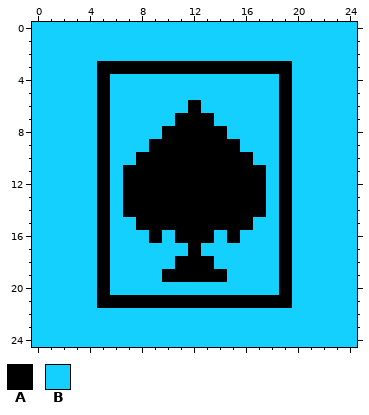
A pixel-art sprite gets an edit: RNG/RNG/Assets.xcassets/Card.imageset/Card.png. Above: the version before the commit.
The file is 250x250 pixels, drawn in blocks of 10x10; one block is one cell here.
Palette (. is transparent): A #000000  B #14d0ff
Pixels before, first column x 0:
 0 BBBBBBBBBBBBBBBBBBBBBBBBB
 1 BBBBBBBBBBBBBBBBBBBBBBBBB
 2 BBBBBBBBBBBBBBBBBBBBBBBBB
 3 BBBBBAAAAAAAAAAAAAAABBBBB
 4 BBBBBABBBBBBBBBBBBBABBBBB
 5 BBBBBABBBBBBBBBBBBBABBBBB
 6 BBBBBABBBBBBABBBBBBABBBBB
 7 BBBBBABBBBBAAABBBBBABBBBB
 8 BBBBBABBBBAAAAABBBBABBBBB
 9 BBBBBABBBAAAAAAABBBABBBBB
10 BBBBBABBAAAAAAAAABBABBBBB
11 BBBBBABAAAAAAAAAAABABBBBB
12 BBBBBABAAAAAAAAAAABABBBBB
13 BBBBBABAAAAAAAAAAABABBBBB
14 BBBBBABAAAAAAAAAAABABBBBB
15 BBBBBABBAAAAAAAAABBABBBBB
16 BBBBBABBBABAAABABBBABBBBB
17 BBBBBABBBBBBABBBBBBABBBBB
18 BBBBBABBBBBAAABBBBBABBBBB
19 BBBBBABBBBAAAAABBBBABBBBB
20 BBBBBABBBBBBBBBBBBBABBBBB
21 BBBBBAAAAAAAAAAAAAAABBBBB
22 BBBBBBBBBBBBBBBBBBBBBBBBB
23 BBBBBBBBBBBBBBBBBBBBBBBBB
24 BBBBBBBBBBBBBBBBBBBBBBBBB
And afterwards:
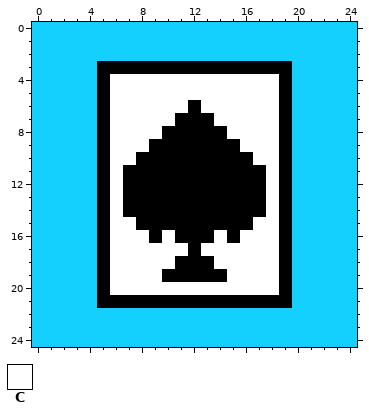
Colours new in this view: C #ffffff
From old to new:
Changed rows in their new state; - is an unchanged pixel.
first column x 6:
 4 CCCCCCCCCCCCC
 5 CCCCCCCCCCCCC
 6 CCCCCC-CCCCCC
 7 CCCCC---CCCCC
 8 CCCC-----CCCC
 9 CCC-------CCC
10 CC---------CC
11 C-----------C
12 C-----------C
13 C-----------C
14 C-----------C
15 CC---------CC
16 CCC-C---C-CCC
17 CCCCCC-CCCCCC
18 CCCCC---CCCCC
19 CCCC-----CCCC
20 CCCCCCCCCCCCC
Pixel boxes of the changes (left, top, right, bottom) in both pictures:
changed: (110, 74, 279, 295)
